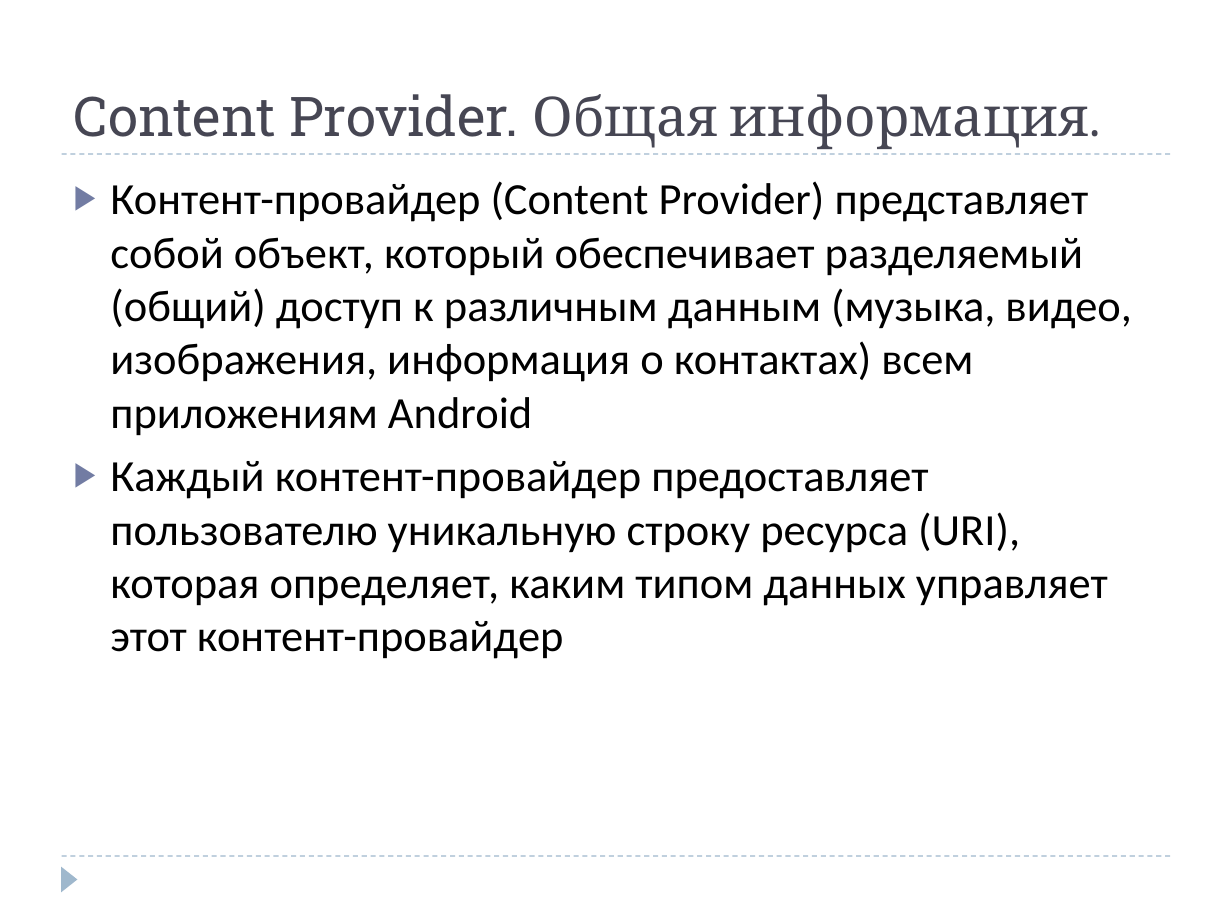
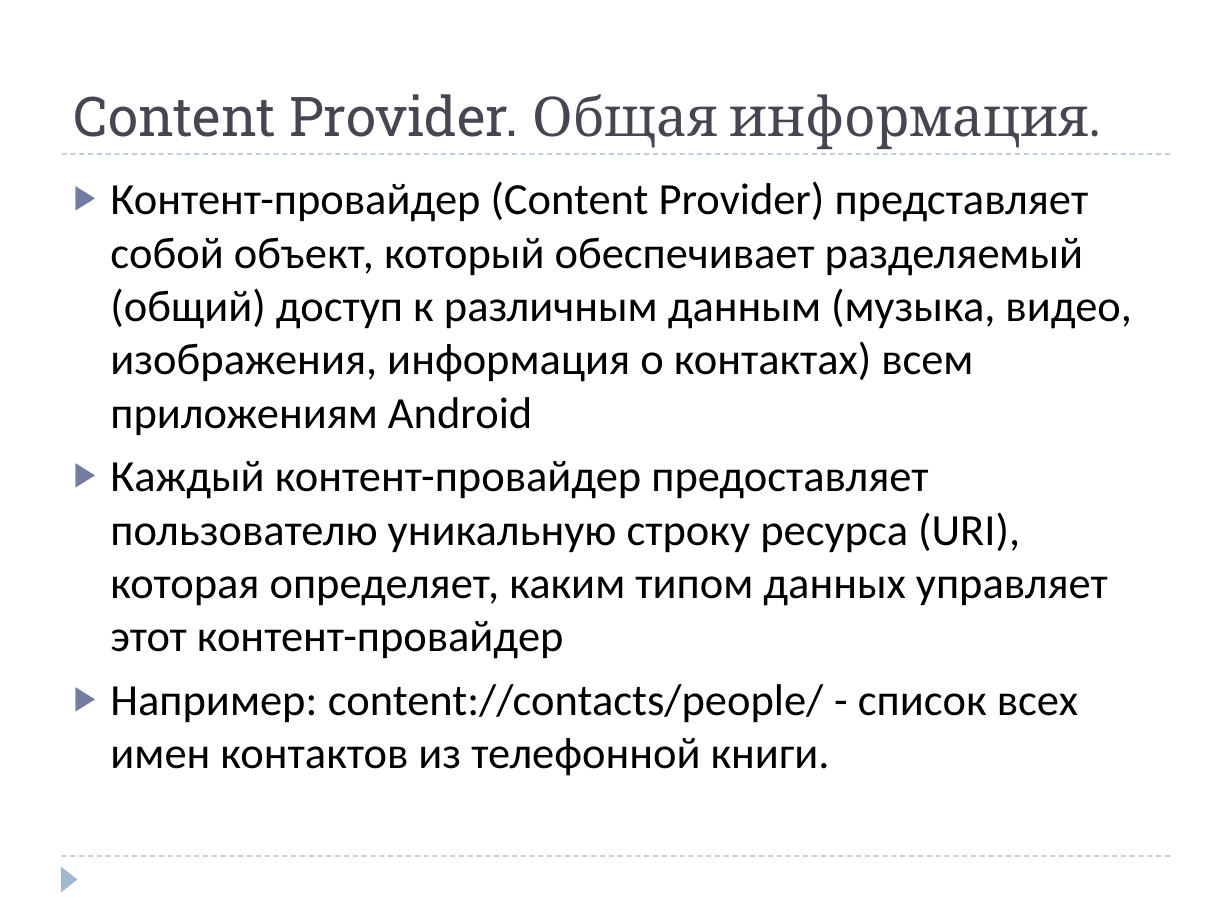
Before and after one commit to dmitry-lt/android-comapping, a slide deck: slide 6 of docs/promo files/presentation/Android Comapping Summer School.ppt. Drawn at 1232x924 pixels with LibreOffice and Linux fonts; fonts in the diff are those of the drawing. Boxes give left, top, right and bottom in pixels: in the first picture for what was removed or moved away, otherwise in the second. Text is boxed around its words. In the diff, an @@ line names an element or a change of style, - is before the commit and + after.

```diff
--- a/docs/promo files/presentation/Android Comapping Summer School.ppt
+++ b/docs/promo files/presentation/Android Comapping Summer School.ppt
@@ text at (110, 684, 1078, 776): paragraph added @@
+▶ Например: content://contacts/people/ - список всех имен контактов из телефонной книги.
```
Also in this commit, not shown: 3 other slides changed.
